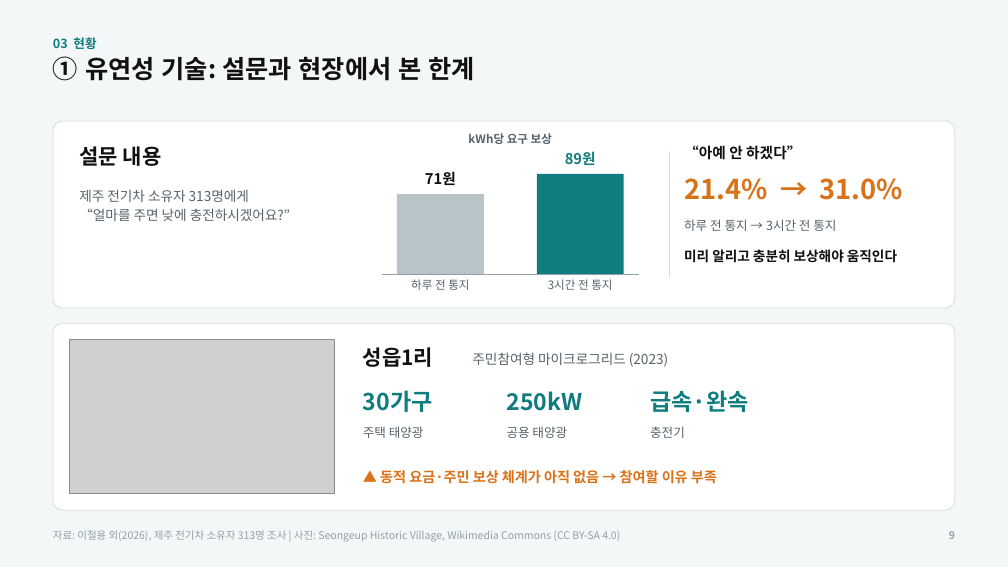
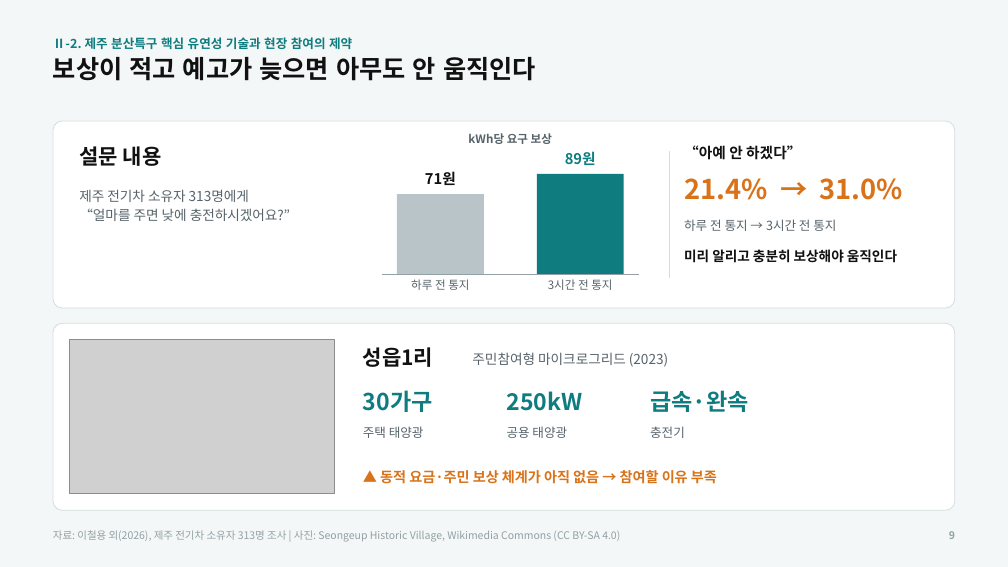
Before and after one commit to a44830300-arch/shaohong, a slide deck: slide 9 of 학업/전기/발표/분산에너지_발표_시안B.pptx. Drawn at 1008x567 pixels with LibreOffice and Linux fonts; fonts in the diff are those of the drawing; grey boxes stand for pictures. Boxes give left, top, right and bottom in pixels: in the first picture for what was removed or moved away, otherwise in the second. Text is boxed around its words. In the diff, an @@ line names an element or a change of style, - is before the commit and + after.

```diff
--- a/학업/전기/발표/분산에너지_발표_시안B.pptx
+++ b/학업/전기/발표/분산에너지_발표_시안B.pptx
@@ text at bbox=[53, 37, 352, 49]: text changed @@
-03 현황
+Ⅱ-2. 제주 분산특구 핵심 유연성 기술과 현장 참여의 제약
@@ text at bbox=[53, 57, 536, 81]: text changed @@
-① 유연성 기술: 설문과 현장에서 본 한계
+보상이 적고 예고가 늦으면 아무도 안 움직인다
```
Also in this commit, not shown: 16 other slides changed, 1 other file.
